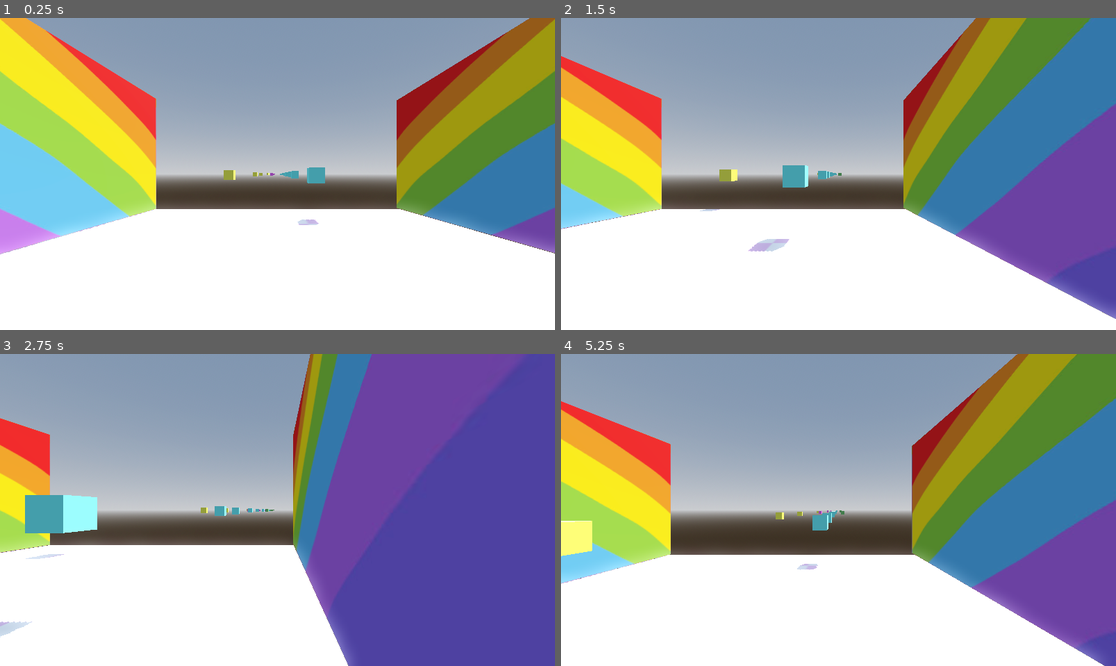
Above: before the commit, frames 1-4 (two rows, left to right).
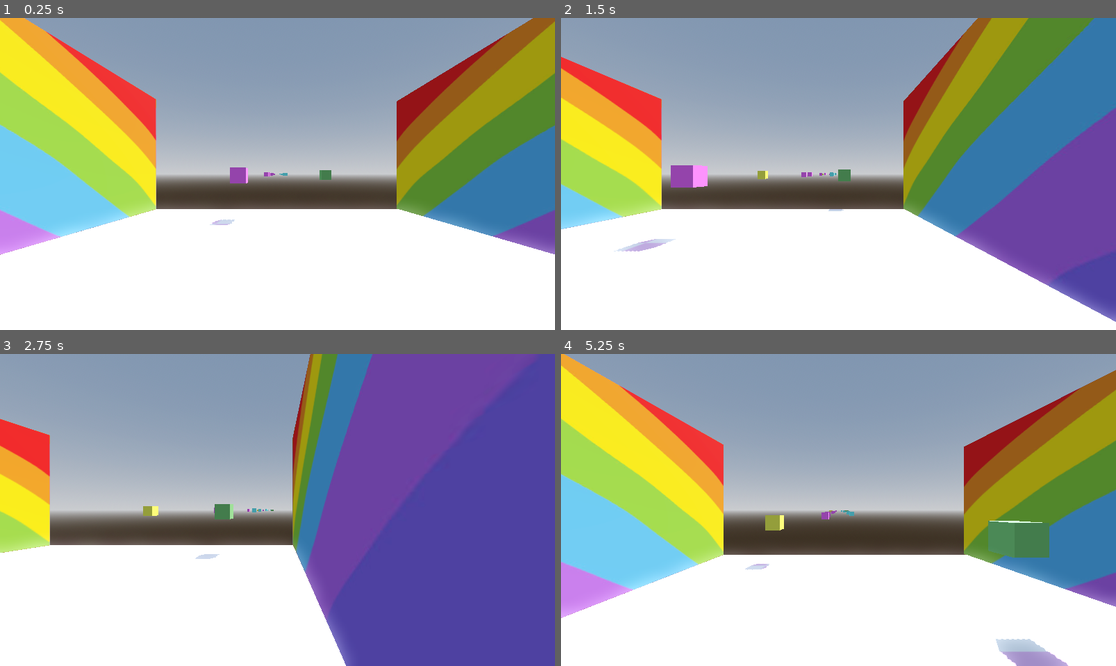
Above: after the commit, the same moments.

Repository: Ava-TU/ShooterGame_Assignment
Game: Godot game, scene res://Scenes/Level.tscn
Two runs of this game, one before a commit and one after it. Both use one fixed random seed, a clock stepped at 60 frames per second and the inputs below. The project has no main scene, so this scene is started directly.
Inputs:
- Up to frame 1 (0.25 s): no input
- Up to frame 2 (1.5 s): tap Enter (ui_accept) at 0.5, 0.77 s; hold D (right) 0.53-1.28 s; hold Down (ui_down) from 1.28 s (still down)
- Up to frame 3 (2.75 s): tap Enter (ui_accept) at 1.52 s; release Down (ui_down) at 2.03 s; hold D (right) from 2.03 s (still down)
- Up to frame 4 (5.25 s): release D (right) at 2.78 s; hold Up (ui_up) 2.78-3.53 s; tap Enter (ui_accept) at 3.02, 3.77, 4.52 s; hold A (left) 3.53-5.03 s; hold Down (ui_down) from 5.03 s (still down)

The runs differ from the first frame. In frame 1, 2.2% of the frame differs, in the area x 0-100%, y 0-76%; in frame 2, 3.1%; in frame 3, 2.6%; in frame 4, 45%, in the area x 0-100%, y 0-100%.

Commit message:
Added Health Variable

Diff:
--- /dev/null
+++ b/shooter_assignment/Modules/noCanvas.tscn
@@ -0,0 +1,3 @@
+[gd_scene format=3 uid="uid://bei3v6qresfmm"]
+
+[node name="NoCanvas" type="Node3D"]
--- a/shooter_assignment/Scenes/Level.tscn
+++ b/shooter_assignment/Scenes/Level.tscn
@@ -6,6 +6,7 @@
 [ext_resource type="PackedScene" uid="uid://b0u8o58y6hb3a" path="res://Modules/canvas2.tscn" id="3_ienac"]
 [ext_resource type="PackedScene" uid="uid://dpjgjcup7kugf" path="res://Modules/canvas3.tscn" id="4_5rrr5"]
 [ext_resource type="PackedScene" uid="uid://c4euft6u77gs7" path="res://Modules/canvas4.tscn" id="5_or7tv"]
+[ext_resource type="PackedScene" uid="uid://bei3v6qresfmm" path="res://Modules/noCanvas.tscn" id="6_or7tv"]
 [ext_resource type="Texture2D" uid="uid://cqh5lgvo7m1dm" path="res://Textures/PinkCheckerdGroundTexture.jpg" id="7_ienac"]
 [ext_resource type="Texture2D" uid="uid://cup1nymyvkhxi" path="res://Textures/RainbowTexture.jpg" id="8_5rrr5"]
 
@@ -23,6 +24,12 @@
 glow_enabled = true
 
 [sub_resource type="CapsuleShape3D" id="CapsuleShape3D_sfrck"]
+
+[sub_resource type="StandardMaterial3D" id="StandardMaterial3D_esopp"]
+albedo_color = Color(0.545098, 0.454902, 1, 1)
+
+[sub_resource type="CapsuleMesh" id="CapsuleMesh_b10nm"]
+material = SubResource("StandardMaterial3D_esopp")
 
 [sub_resource type="StandardMaterial3D" id="StandardMaterial3D_5rrr5"]
 albedo_texture = ExtResource("7_ienac")
@@ -50,12 +57,11 @@
 material = SubResource("StandardMaterial3D_or7tv")
 
 [node name="Node3D" type="Node3D"]
-transform = Transform3D(1, 0, 0, 0, 1, 0, 0, 0, 1, 0.000967026, 0.0482588, -0.0245705)
 
 [node name="LevelStuff" type="Node3D" parent="."]
 transform = Transform3D(1, 0, 0, 0, 1, 0, 0, 0, 1, 0, 3.26448, -11.2742)
 script = ExtResource("1_vsvp5")
-modules = Array[PackedScene]([ExtResource("2_tj5wv"), ExtResource("3_ienac"), ExtResource("4_5rrr5"), ExtResource("5_or7tv")])
+modules = Array[PackedScene]([ExtResource("2_tj5wv"), ExtResource("3_ienac"), ExtResource("4_5rrr5"), ExtResource("5_or7tv"), ExtResource("6_or7tv")])
 
 [node name="WorldEnvironment" type="WorldEnvironment" parent="."]
 environment = SubResource("Environment_8rbpu")
@@ -75,6 +81,9 @@
 [node name="Camera3D" type="Camera3D" parent="CharacterBody3D"]
 transform = Transform3D(0.5, 0, 0, 0, 0.5, 0, 0, 0, 0.5, 0.0188897, 0.433544, 0.0589349)
 
+[node name="MeshInstance3D" type="MeshInstance3D" parent="CharacterBody3D"]
+mesh = SubResource("CapsuleMesh_b10nm")
+
 [node name="Ground" type="StaticBody3D" parent="."]
 
 [node name="MeshInstance3D" type="MeshInstance3D" parent="Ground"]
@@ -86,7 +95,7 @@
 shape = SubResource("ConcavePolygonShape3D_0ba56")
 
 [node name="Left_Wall" type="StaticBody3D" parent="."]
-transform = Transform3D(1.18819, 0, 0, 0, 6.8392, 0, 0, 0, 6.52355, -9.32067, 4.53623, -5.9702)
+transform = Transform3D(1.18819, 0, 0, 0, 6.8392, 0, 0, 0, 6.52355, -9.32067, 4.49497, -5.9702)
 
 [node name="MeshInstance3D2" type="MeshInstance3D" parent="Left_Wall"]
 transform = Transform3D(1.04318e-07, 0, 0.653741, 0, 1.30747, 0, 2.38653, 0, -2.85759e-08, -0.453627, 0.0690585, 0.00823629)
@@ -97,7 +106,7 @@
 shape = SubResource("BoxShape3D_5rrr5")
 
 [node name="RightWall" type="StaticBody3D" parent="."]
-transform = Transform3D(-1.18819, 0, -5.70307e-07, 0, 6.8392, 0, 1.03875e-07, 0, -6.52355, 9.34121, 4.53623, -5.9702)
+transform = Transform3D(-1.18819, 0, -5.70307e-07, 0, 6.8392, 0, 1.03875e-07, 0, -6.52355, 9.34121, 4.45836, -5.9702)
 
 [node name="MeshInstance3D2" type="MeshInstance3D" parent="RightWall"]
 transform = Transform3D(1.62374e-07, 1, -2.49115e-15, -5.41246e-08, 1.91069e-15, -0.651899, -1.23823, 1.31134e-07, 2.84954e-08, -0.453627, 0.0690585, 0.00823629)
--- a/shooter_assignment/Scripts/character_body_3d.gd
+++ b/shooter_assignment/Scripts/character_body_3d.gd
@@ -3,6 +3,7 @@
 
 const SPEED = 6.0
 const JUMP_VELOCITY = 4.5
+var health = 3
 
 
 func _physics_process(delta: float) -> void:
Not shown: 1 places in shooter_assignment/Scenes/Level.tscn that only renumber resources
